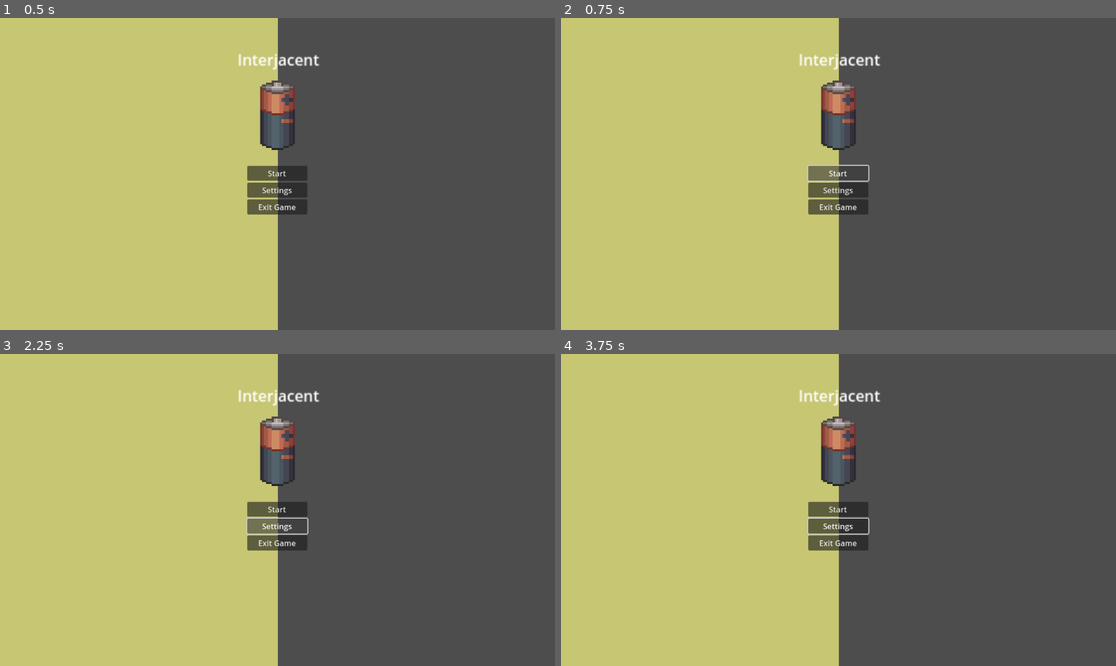
Above: before the commit, frames 1-4 (two rows, left to right).
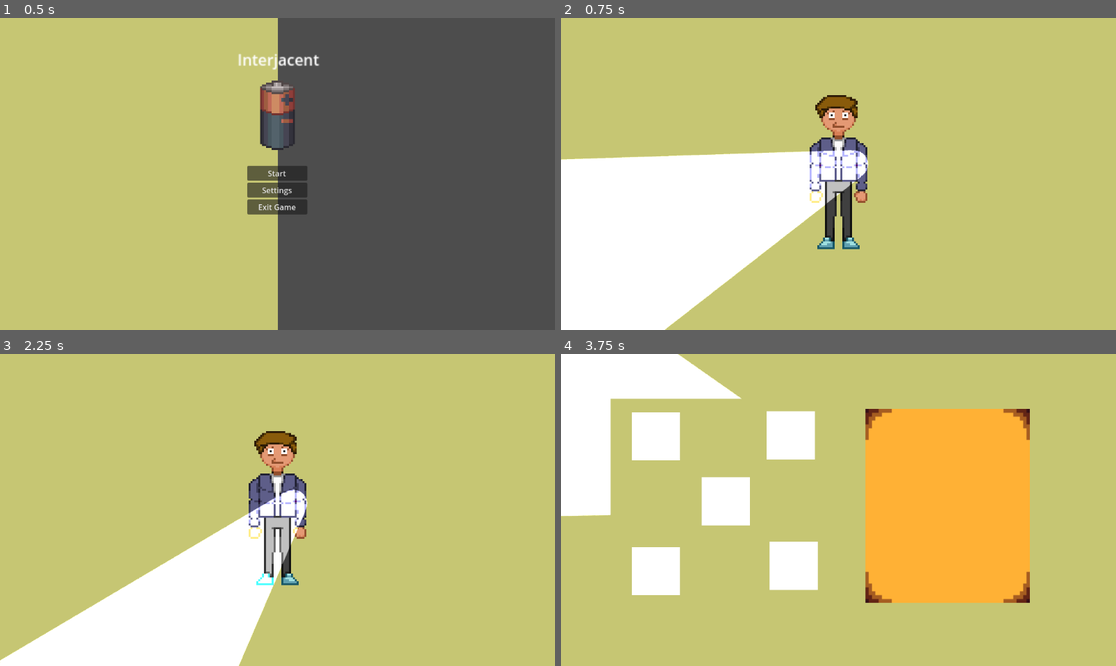
Above: after the commit, the same moments.

Repository: ChloeMayLikeCheese/GDD112-Group-Project
Game: Godot game, scene res://Menus/start_menu.tscn
Same seed, same stepped clock (60 frames per second), same inputs: the game is played once before the commit and once after it.
Inputs (mouse positions are in pixels of both pictures, inside the frame that each line leads up to):
- Up to frame 1 (0.5 s): no input
- Up to frame 2 (0.75 s): click "Start" at 0.5 s
- Up to frame 3 (2.25 s): click (277, 510) at 1.25 s, where only the run before the commit has a clickable "Start"; click (277, 525) at 2 s, where only the run before the commit has a clickable "Settings"
- Up to frame 4 (3.75 s): move the mouse to (960, 494) at 2.77 s; hold D (Right) 2.78-3.5 s; tap J (Journal) at 2.85 s; click (655, 435) at 3.52 s

Frame 1 is identical in both runs. In frame 2, 72% of the frame differs, in the area x 0-100%, y 0-100%; in frame 3, 64%; in frame 4, 66%.

Commit message:
fixed backrooms 1
there's also some editor stuff in here but there shouldnt be!!!! :3

Diff:
--- a/Scenes/backrooms_1.tscn
+++ b/Scenes/backrooms_1.tscn
@@ -1,4 +1,3 @@
-[gd_scene load_steps=15 format=3 uid="uid://c28hf7v0iarp"]
 [gd_scene load_steps=18 format=3 uid="uid://c28hf7v0iarp"]
 
 [ext_resource type="PackedScene" uid="uid://caqrfwj78qk08" path="res://Creatures/character.tscn" id="1_4j7pa"]
@@ -52,15 +51,11 @@
 1:1/0/physics_layer_0/polygon_0/points = PackedVector2Array(50, -50, -50, -50, -50, 50, 50, 50)
 
 [sub_resource type="TileSetAtlasSource" id="TileSetAtlasSource_hshkp"]
-texture = ExtResource("6_ap0lf")
-texture_region_size = Vector2i(100, 100)
 0:0/0 = 0
 0:0/0/physics_layer_0/linear_velocity = Vector2(0, 0)
 0:0/0/physics_layer_0/angular_velocity = 0.0
 
 [sub_resource type="TileSetAtlasSource" id="TileSetAtlasSource_uujwh"]
-texture = ExtResource("7_fk7sy")
-texture_region_size = Vector2i(100, 100)
 0:0/0 = 0
 0:0/0/physics_layer_0/linear_velocity = Vector2(0, 0)
 0:0/0/physics_layer_0/angular_velocity = 0.0
Not shown, changed: .gitignore
